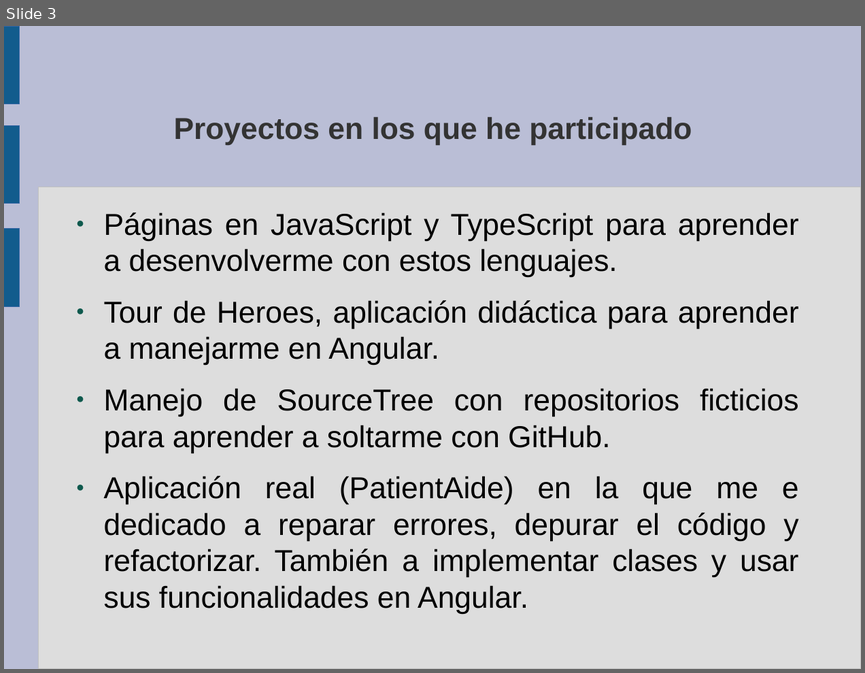
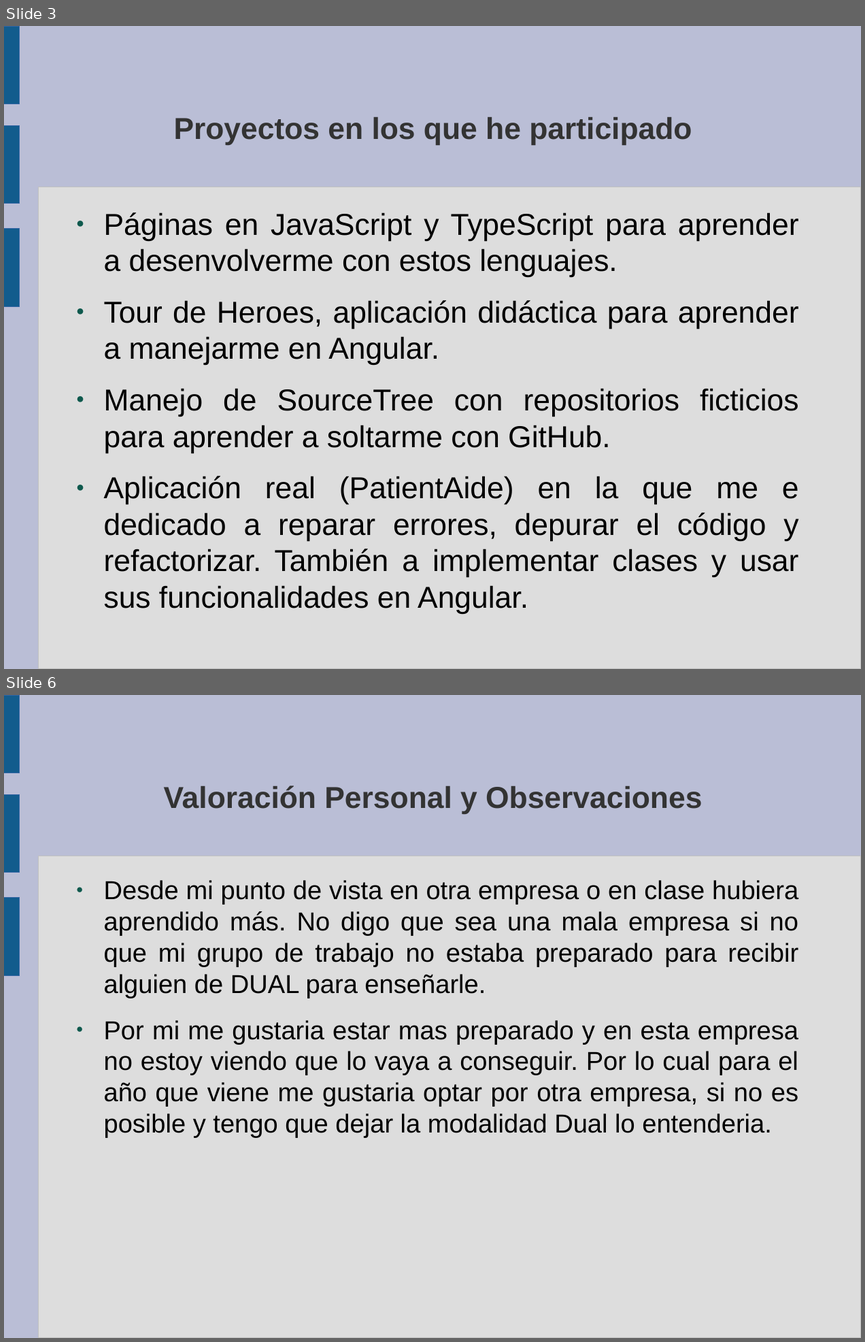
Before and after one commit to adriansanchezramirez/presentacion-empresa, a slide deck: Presentación.odp. Shown one above the other, each under a label of ours: slide 3 before the commit, slides 3 and 6 after it; the slides between them are not shown. The pictures are 865x673 and 865x1342 pixels, drawn with LibreOffice and Linux fonts; fonts in the diff are those of the drawing. Boxes give left, top, right and bottom in pixels: in the first picture for what was removed or moved away, otherwise in the second. Text is boxed around its words. In the diff, an @@ line names an element or a change of style, - is before the commit and + after.

```diff
--- a/Presentación.odp
+++ b/Presentación.odp
@@ slide 6 added at bbox=[4, 695, 861, 1338], background #BABED6; not listed: 4 template elements that a slide beside it also shows @@
@@ title added at bbox=[164, 785, 702, 814], 28 pt, text #333333, bold @@
+Valoración Personal y Observaciones
@@ text added at bbox=[104, 880, 798, 1138], 24 pt, text #000000 @@
+● Desde mi punto de vista en otra empresa o en clase hubiera aprendido más. No digo que sea una mala empresa si no que mi grupo de trabajo no estaba preparado para recibir alguien de DUAL para enseñarle.
+● Por mi me gustaria estar mas preparado y en esta empresa no estoy viendo que lo vaya a conseguir. Por lo cual para el año que viene me gustaria optar por otra empresa, si no es posible y tengo que dejar la modalidad Dual lo entenderia.
```
Also in this commit, not shown: 3 slides changed, 4 other files.
